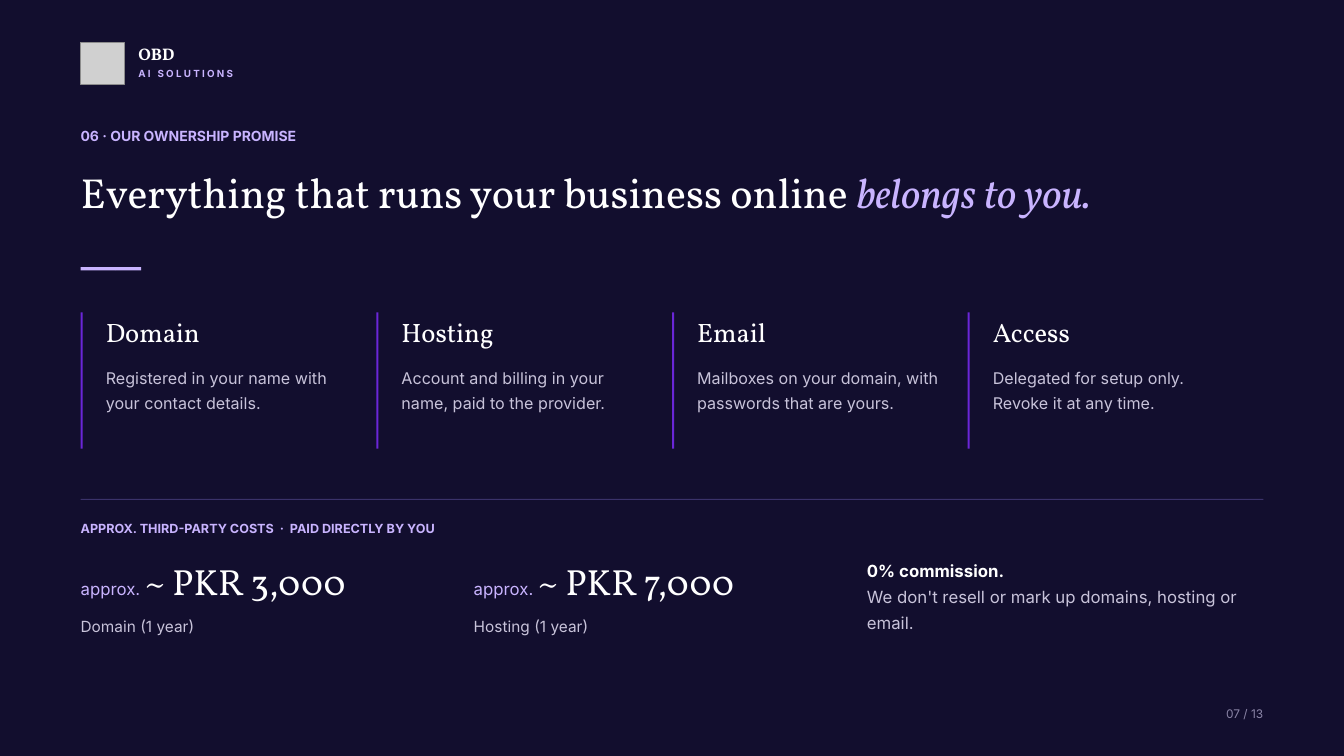
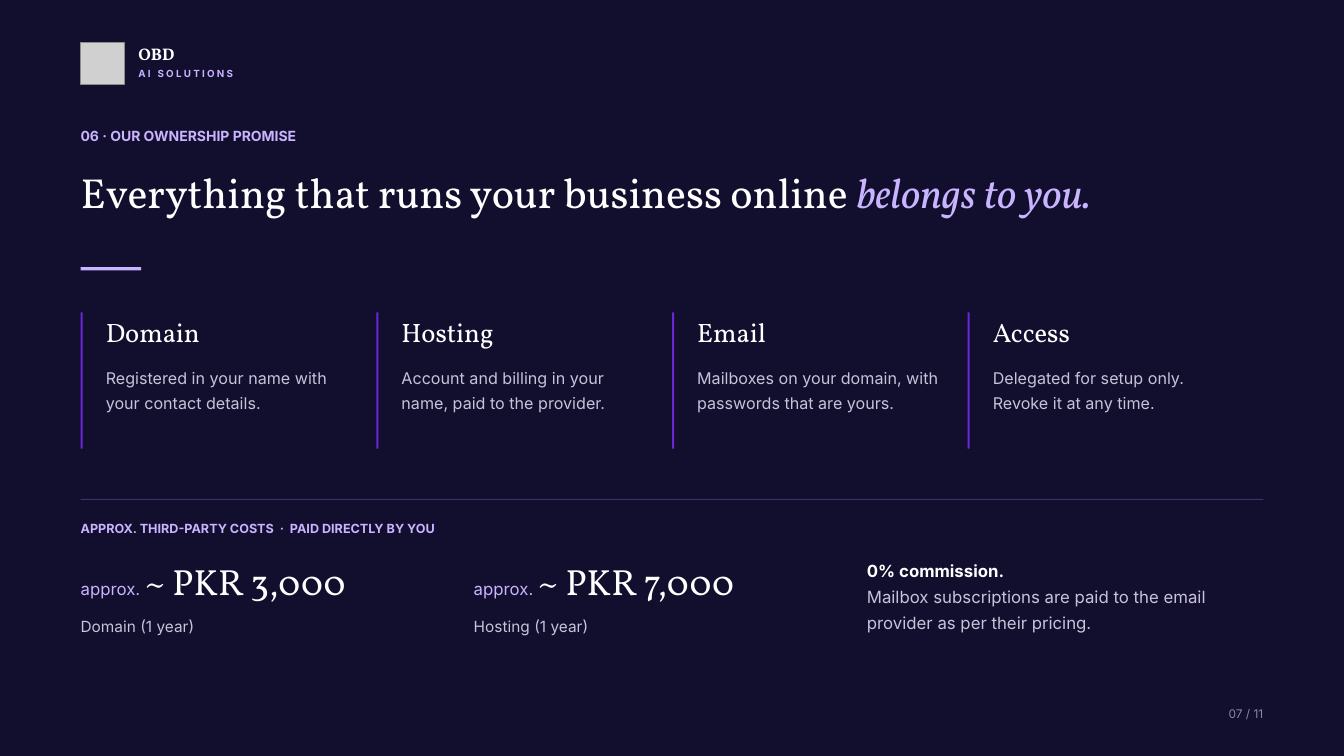
Before and after one commit to dev-qaamqaaj/website-docs, a slide deck: slide 7 of GFX-T Onboarding Kit/PPT/00 - Kickoff Deck.pptx. Drawn at 1344x756 pixels with LibreOffice and Linux fonts; fonts in the diff are those of the drawing; grey boxes stand for pictures. Boxes give left, top, right and bottom in pixels: in the first picture for what was removed or moved away, otherwise in the second. Text is boxed around its words. In the diff, an @@ line names an element or a change of style, - is before the commit and + after.

```diff
--- a/GFX-T Onboarding Kit/PPT/00 - Kickoff Deck.pptx
+++ b/GFX-T Onboarding Kit/PPT/00 - Kickoff Deck.pptx
@@ text at (x1=867, y1=590, x2=1206, y2=633): text changed @@
-We don't resell or mark up domains, hosting or email.
+Mailbox subscriptions are paid to the email provider as per their pricing.
@@ text at (x1=1229, y1=709, x2=1264, y2=718): text changed @@
-07 / 13
+07 / 11
```
Also in this commit, not shown: 9 other slides changed, 2 slides removed, 30 other files.
